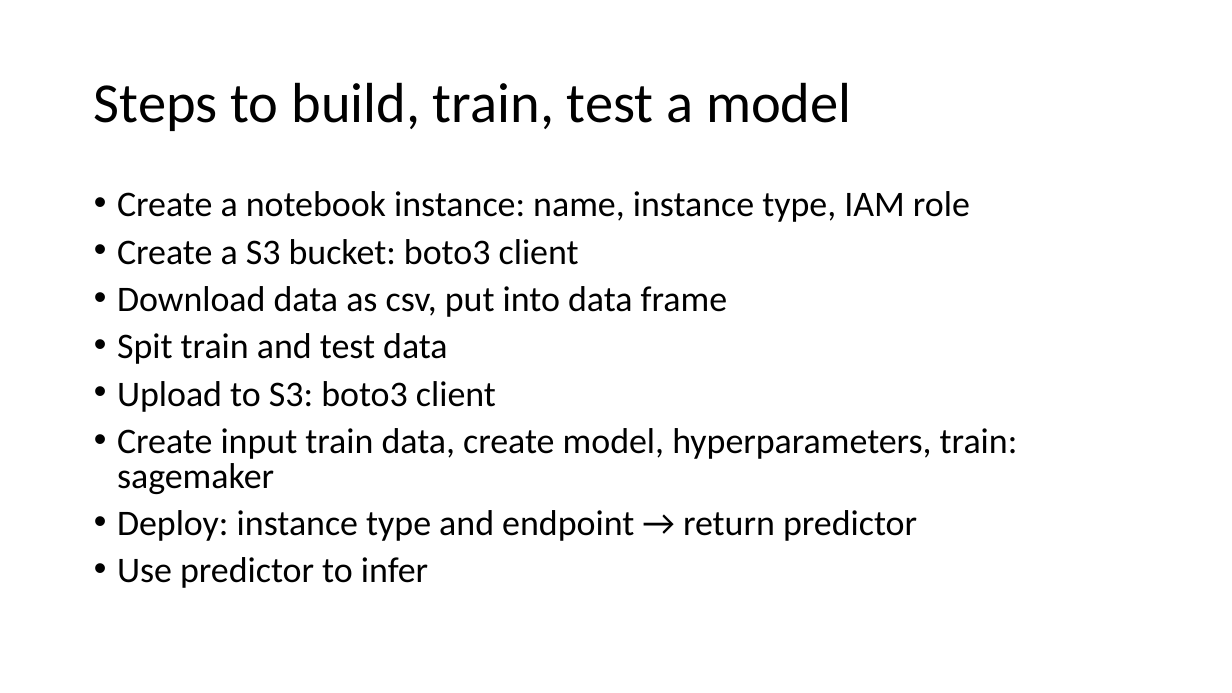
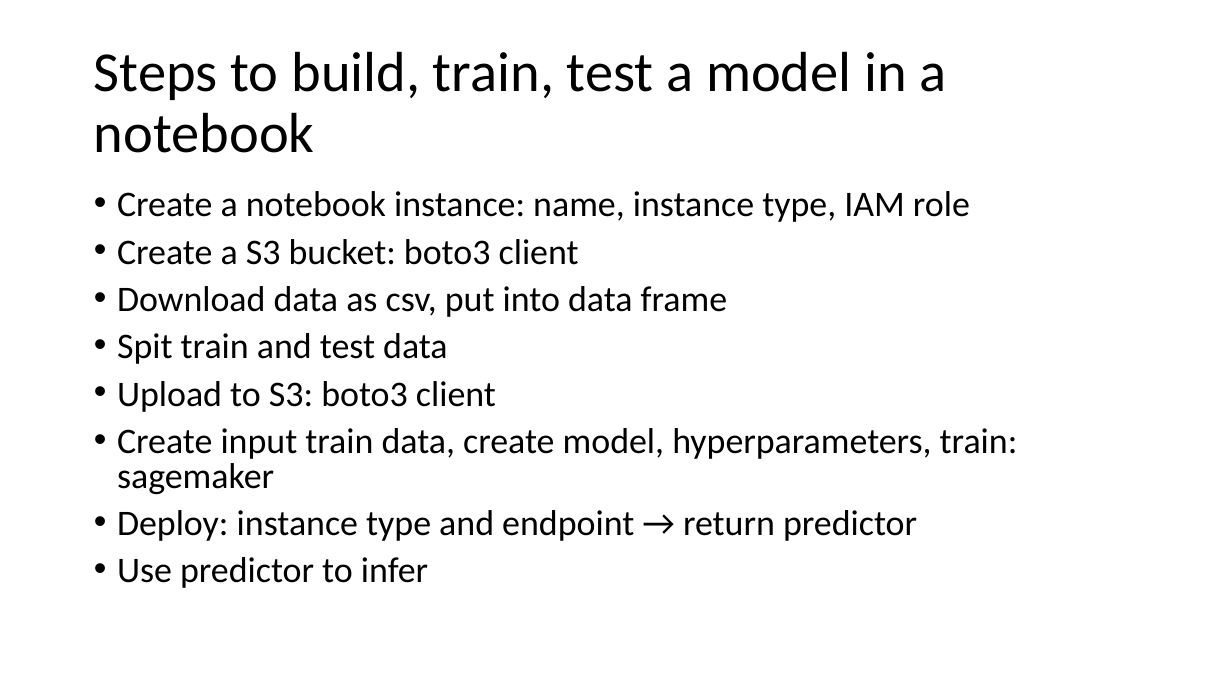
Before and after one commit to xuan0802/iot_slide, a slide deck: slide 24 of IoT analytics.pptx. Drawn at 1232x693 pixels with LibreOffice and Linux fonts; fonts in the diff are those of the drawing. Boxes give left, top, right and bottom in pixels: in the first picture for what was removed or moved away, otherwise in the second. Text is boxed around its words. In the diff, an @@ line names an element or a change of style, - is before the commit and + after.

```diff
--- a/IoT analytics.pptx
+++ b/IoT analytics.pptx
@@ title at box(94, 51, 947, 153): text changed @@
-Steps to build, train, test a model
+Steps to build, train, test a model in a notebook
```
Also in this commit, not shown: 3 slides added.
